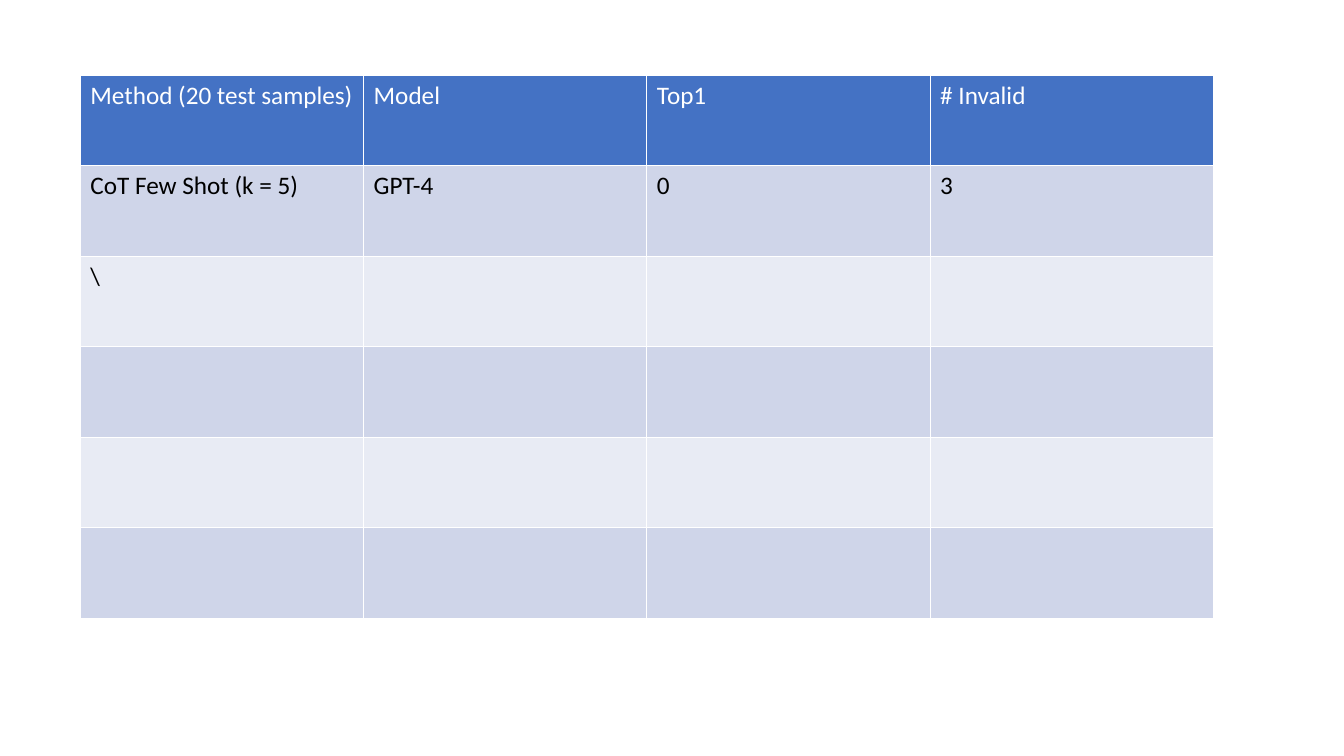
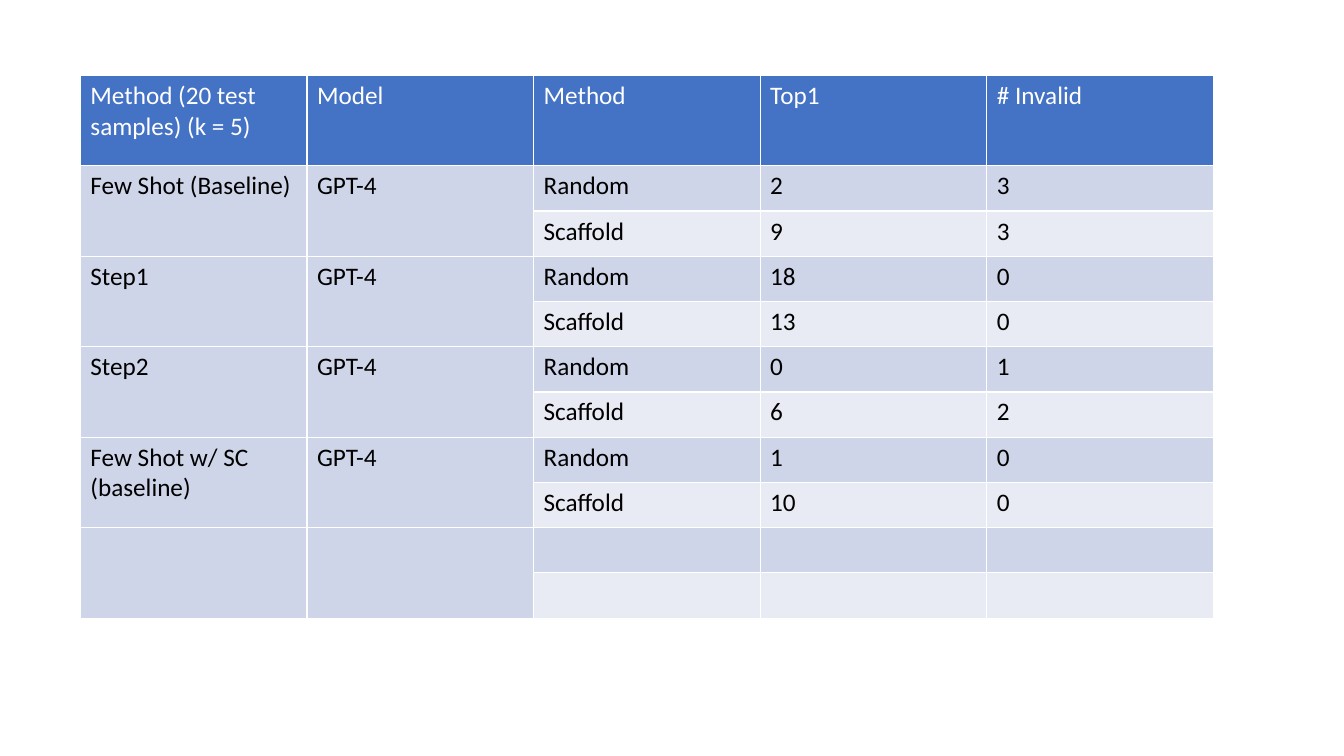
Before and after one commit to JohnDLee/ChemistryPE, a slide deck: slide 3 of pptx/7-21-2023.pptx (slide 5 before the commit). Drawn at 1344x756 pixels with LibreOffice and Linux fonts; fonts in the diff are those of the drawing. Boxes give left, top, right and bottom in pixels: in the first picture for what was removed or moved away, otherwise in the second. Text is boxed around its words. In the diff, an @@ line names an element or a change of style, - is before the commit and + after.

Commit message:
Testing additions and Scaffolding

```diff
--- a/pptx/7-21-2023.pptx
+++ b/pptx/7-21-2023.pptx
@@ table at (x1=81, y1=76, x2=1215, y2=619) @@
-Method (20 test samples) | Model | Top1 | # Invalid
-CoT Few Shot (k = 5) | GPT-4 | 0 | 3
-\ |  |  | 
- |  |  | 
- |  |  | 
- |  |  | 
+Method (20 test samples) (k = 5) | Model | Method | Top1 | # Invalid
+Few Shot (Baseline) | GPT-4 | Random | 2 | 3
+ |  | Scaffold | 9 | 3
+Step1 | GPT-4 | Random | 18 | 0
+ |  | Scaffold | 13 | 0
+Step2 | GPT-4 | Random | 0 | 1
+ |  | Scaffold | 6 | 2
+Few Shot w/ SC (baseline) | GPT-4 | Random | 1 | 0
+ |  | Scaffold | 10 | 0
+ |  |  |  | 
+ |  |  |  | 
```
Also in this commit, not shown: 2 other slides changed, 9 slides added, 5 slides removed, 42 other files.
